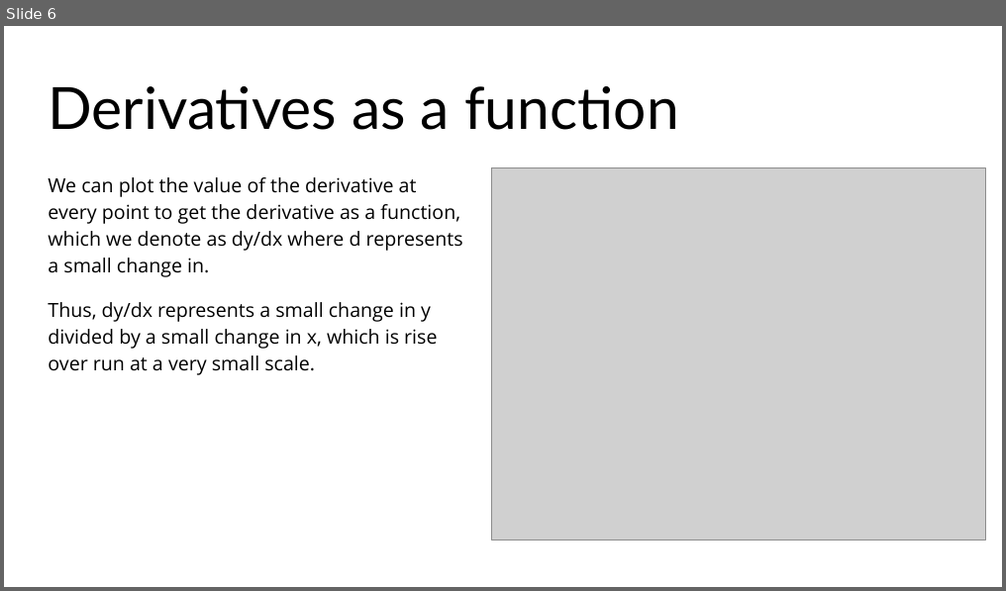
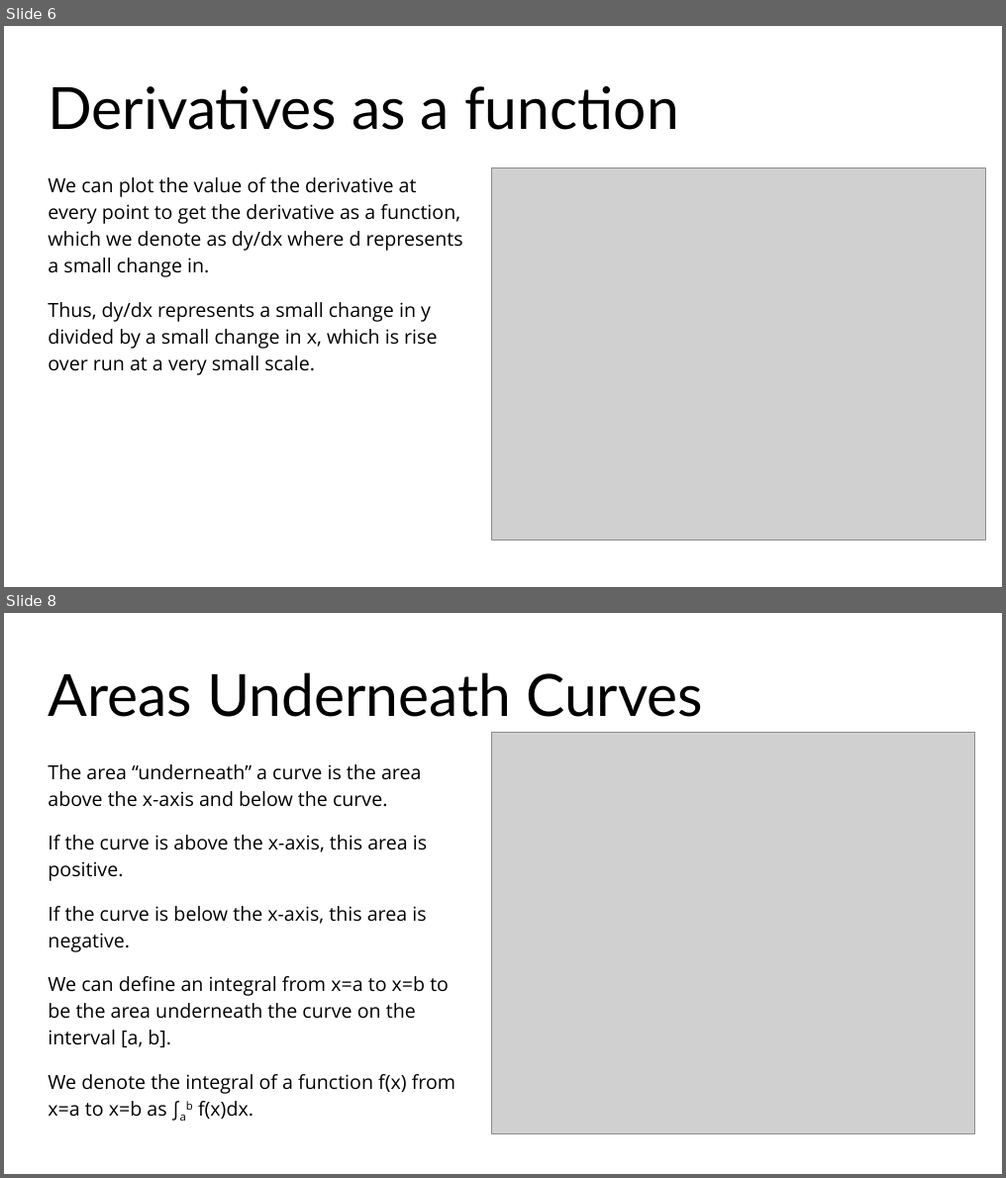
Before and after one commit to Sparks29032/Applied-Math-Website, a slide deck: docs/resources/slides/Survey of Calculus.pptx. Shown one above the other, each under a label of ours: slide 6 before the commit, slides 6 and 8 after it; the slides between them are not shown. The pictures are 1006x591 and 1006x1178 pixels, drawn with LibreOffice and Linux fonts; fonts in the diff are those of the drawing; grey boxes stand for pictures. Boxes give left, top, right and bottom in pixels: in the first picture for what was removed or moved away, otherwise in the second. Text is boxed around its words. In the diff, an @@ line names an element or a change of style, - is before the commit and + after.

```diff
--- a/docs/resources/slides/Survey of Calculus.pptx
+++ b/docs/resources/slides/Survey of Calculus.pptx
@@ slide 8 added at (x1=4, y1=613, x2=1002, y2=1174), background #FFFFFF @@
@@ title added at (x1=48, y1=672, x2=703, y2=717), 42 pt, text #000000 @@
+Areas Underneath Curves
@@ picture added at (x1=491, y1=732, x2=975, y2=1135) @@
@@ text added at (x1=48, y1=764, x2=421, y2=807), 14 pt, text #000000 @@
+The area “underneath” a curve is the area above the x-axis and below the curve.
@@ text added at (x1=48, y1=835, x2=427, y2=881), 14 pt, text #000000 @@
+If the curve is above the x-axis, this area is positive.
@@ text added at (x1=48, y1=906, x2=426, y2=953), 14 pt, text #000000 @@
+If the curve is below the x-axis, this area is negative.
@@ text added at (x1=48, y1=976, x2=449, y2=1048), 14 pt, text #000000 @@
+We can define an integral from x=a to x=b to be the area underneath the curve on the interval [a, b].
@@ text added at (x1=48, y1=1074, x2=455, y2=1121), 14 pt, text #000000 @@
+We denote the integral of a function f(x) from x=a to x=b as ∫ab f(x)dx.
```
Also in this commit, not shown: 2 slides changed, 6 other slides added, 6 slides removed, 2 other files.
